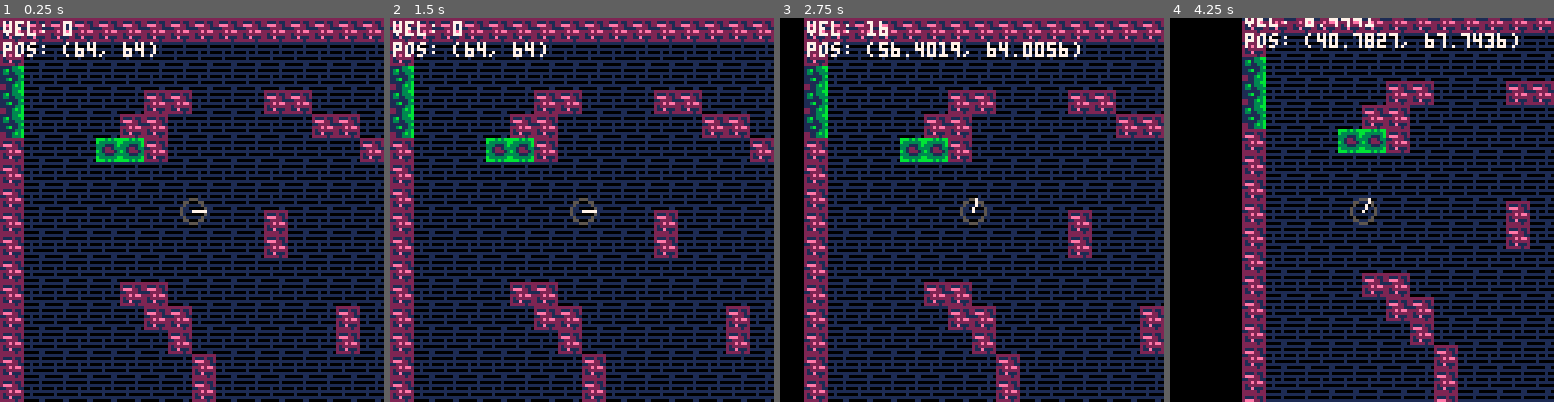
Above: before the commit, frames 1-4 (left to right).
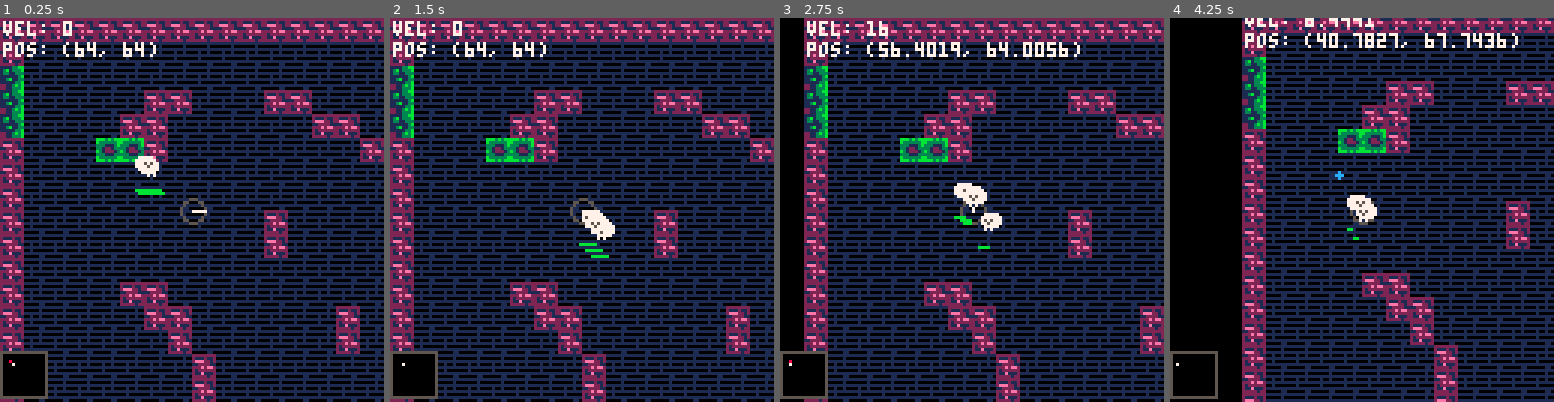
Above: after the commit, the same moments.

Repository: danneu/pico8-subspace
Game: PICO-8 cartridge subspace.p8
Same seed, same stepped clock (60 frames per second), same inputs: the game is played once before the commit and once after it.
Inputs:
- Up to frame 1 (0.25 s): no input
- Up to frame 2 (1.5 s): tap X (X key) at 0.33, 1.07 s
- Up to frame 3 (2.75 s): hold Right 1.6-2.1 s; tap X (X key) at 1.85 s; hold Up 2.15-2.42 s; hold Right from 2.47 s (still down)
- Up to frame 4 (4.25 s): tap X (X key) at 2.97, 4.08 s; release Right at 3.03 s; hold Left 3.08-3.58 s; hold Down 3.63-3.97 s; hold Right from 4.02 s (still down)

The runs differ from the first frame. In frame 1, 1.7% of the frame differs, in the area x 0-43%, y 35-100%; in frame 2, 1.8%, in the area x 0-59%, y 50-100%; in frame 3, 1.6%; in frame 4, 0.8%.

Commit message:
Impl minimap, test-enemies, bombs

Diff:
--- a/subspace.p8
+++ b/subspace.p8
@@ -15,6 +15,29 @@
     -- more power = easier to overcome inertia
     thrustpower=1.0
 }
+local MAXINT=32767
+
+local bombs = {}
+local bomb_idx=#bombs -- so that first usage is idx=1
+for i=1,128 do
+    bombs[i] = {
+        live=false,
+        friendly=false,
+        x=0,y=0,dx=0,dy=0,
+        dmg=0,
+        -- splash radius: the number of pixels away from
+        -- detonation that bomb can affect.
+        splashr=16,
+        -- how fast splash dmg decays if it's not a direct hit
+        decay=1
+    }
+end
+function get_pooled_bomb()
+    bomb_idx = (bomb_idx+#bombs) % #bombs + 1
+    local bomb = bombs[bomb_idx]
+    bomb.live = false
+    return bomb
+end
 
 local viewport = {w=128,h=128}
 
@@ -22,15 +45,74 @@
     wallbump=0,
 }
 
-function draw_player(p)
+-- TODO: Make enemy pool and actually spawn enemies
+local enemies = {
+    {kind="follower",hp=100,maxhp=100,x=48,y=48,dx=0,dy=0,acc=rnd(1)+0.5,live=true},
+    {kind="follower",hp=100,maxhp=100,x=48,y=48,dx=0,dy=0,acc=rnd(1)+0.5,live=true},
+    {kind="follower",hp=100,maxhp=100,x=48,y=48,dx=0,dy=0,acc=rnd(1)+0.5,live=true},
+    {kind="follower",hp=100,maxhp=100,x=48,y=48,dx=0,dy=0,acc=rnd(1)+0.5,live=true},
+    {kind="follower",hp=100,maxhp=100,x=48,y=48,dx=0,dy=0,acc=rnd(1)+0.5,live=true},
+}
+
+function vec_subtract(x2, y2, x1, y1)
+    return x2-x1, y2-y1
+end
+
+function update_enemies()
+    for _,e in pairs(enemies) do
+        if e.live then
+            if e.kind == 'follower' then
+                local maxspeed = 32
+                -- local acc =0.75
+                local vecx, vecy = vec_normalize(vec_subtract(p.x,p.y,e.x,e.y))
+                e.dx += vecx*e.acc
+                e.dy += vecy*e.acc
+                e.dx, e.dy = vec_limit_magnitude(e.dx, e.dy, maxspeed)
+            end
+            e.x += dt*e.dx
+            e.y += dt*e.dy
+        end
+    end
+end
+
+function draw_enemies()
+    for _,e in pairs(enemies) do
+        if e.live then
+            if e.kind == 'follower' then
+                local flipx = e.x<p.x
+                spr(1,e.x-4,e.y-4,1,1,flipx)
+                -- draw health bar (only when damaged)
+                if true or e.hp<e.maxhp then
+                    local hppixels = ceil(e.hp*8/e.maxhp)
+                    for i=0,hppixels do
+                        pset(e.x+i-4,e.y+8,11)
+                    end
+                end
+            end
+        end
+    end
+end
+
+function draw_bombs()
+    for _,e in pairs(bombs) do
+        if e.live then
+            local color = e.friendly and 12 or 8
+            circfill(e.x, e.y, 1, color)
+        end
+    end
+end
+
+-- calculates the position of the player ship's nose.
+-- i.e. where bombs shoot from.
+function calcNose()
+    local x2 = p.x + p.r * cos(p.deg/360)
+    local y2 = p.y + p.r * sin(p.deg/360)
+    return x2, y2
+end
+
+function draw_player()
     circ(p.x, p.y, p.r, 5)
-
-    function calcNose(p)
-        local x2 = p.x + p.r * cos(p.deg/360)
-        local y2 = p.y + p.r * sin(p.deg/360)
-        return x2, y2
-    end
-    local x2, y2 = calcNose(p)
+    local x2, y2 = calcNose()
     line(p.x, p.y, x2, y2, 7)
 end
 
@@ -39,12 +121,26 @@
 end
 
 function vec_length(x, y)
-    return sqrt(x*x+y*y)
+    -- beware pico8 maxint overflow
+    -- i should probably just check for negative vec_length
+    -- but this dumb hack works for now but just bets
+    -- that veclength result won't be incremented downstream.
+    local len = sqrt(x*x+y*y)
+    return len >= 0 and len or MAXINT
 end
 
 function vec_normalize(x, y)
     local len = vec_length(x, y)
     return x/len, y/len
+end
+
+function vec_limit_magnitude(dx, dy, maxspeed)
+    local len = vec_length(dx, dy)
+    if (len > maxspeed) then
+        dx *= maxspeed/len
+        dy *= maxspeed/len
+    end
+    return dx, dy
 end
 
 function _update60()
@@ -55,6 +151,7 @@
         p.deg -= dt*p.turnspeed
     end
 
+    -- handle user input: thrust
     if (btn(2)) then
         p.thrusting=true
         p.dx += p.thrustpower * cos(p.deg/360)
@@ -67,6 +164,20 @@
         p.thrusting=false
     end
 
+    -- handle user input: shoot bomb
+    if btnp(5) then
+        local x, y = calcNose()
+        speed = 64
+        local bomb = get_pooled_bomb()
+        bomb.live=true
+        bomb.friendly=true
+        bomb.x=x
+        bomb.y=y
+        bomb.dx=speed*cos(p.deg/360) + p.dx
+        bomb.dy=speed*sin(p.deg/360) + p.dy
+        bomb.dmg=50
+    end
+
     -- enforce player max speed
     local len = vec_length(p.dx, p.dy)
     if (len > p.maxspeed) then
@@ -86,6 +197,75 @@
 
     -- update camera
     camera(p.x-viewport.w/2, p.y-viewport.h/2)
+
+    update_enemies()
+    update_bombs()
+end
+
+function update_bombs()
+    local dirs = {
+        {x=-1,y=0},
+        {x=1,y=0},
+        {x=0,y=-1},
+        {x=0,y=1}
+    }
+    -- FIXME: this is pretty silly
+    for _,b in pairs(bombs) do
+        ::nextbomb::
+        if b.live then
+            b.x += dt*b.dx
+            b.y += dt*b.dy
+            for _,dir in pairs(dirs) do
+                local x = b.x+dir.x
+                local y = b.y+dir.y
+                -- test collision: wall
+                if fget(mget(flr8(x), flr8(y)), 0) then
+                    detonate_bomb(b)
+                    goto nextbomb
+                else
+                    -- test collision: enemy
+                    -- TODO: just do pos+radius check per enemy.
+                    for _,e in pairs(enemies) do
+                        if b.x>=e.x-4 and b.x<=e.x+4 and b.y>=e.y-4 and b.y<=e.y+4 then
+                            detonate_bomb(b)
+                            goto nextbomb
+                        end
+                    end
+                end
+            end
+        end
+    end
+end
+
+function vec_distance(x1,y1,x2,y2)
+    return vec_length(x2-x1, y2-y1)
+end
+
+-- bombs explode at a point and do splash damage.
+-- this fn applies dmg to nearby enemies and
+-- releases bomb back to the pool.
+-- this fn also mutates enemies and possibly returns
+-- them to enemy pool.
+function detonate_bomb(b)
+    local E=2.718
+    printh("detonated")
+    b.live=false
+    -- find all enemies within splashr
+    for _,e in pairs(enemies) do
+        if e.live then
+            local dist = vec_distance(e.x,e.y,b.x,b.y)
+            printh('dist'..dist)
+            if dist<=b.splashr then
+                -- calculate dmg based on splash radius and splash decay
+                local dmg = b.dmg * (E^(-dist/b.splashr*b.decay))
+                printh('dmg:'..dmg)
+                e.hp-=dmg
+                if e.hp <= 0 then
+                    e.live=false
+                end
+            end
+        end
+    end
 end
 
 function draw_debug()
@@ -94,11 +274,32 @@
     print("pos: ("..p.x..", "..p.y..")", 1, 8)
 end
 
+-- map is 4 screens by 4 screens big, so 512x512
+function draw_minimap()
+    local mapsize=512
+    local minisize=16
+    local minix = p.x-viewport.w/2
+    local miniy = p.y+viewport.h/2-minisize-1
+    rectfill(minix, miniy, minix+minisize-1, miniy+minisize-1,0)
+    rect(minix, miniy, minix+minisize-1, miniy+minisize-1,5)
+    -- draw enemies
+    for _,e in pairs(enemies) do
+        if e.live then
+            pset(minix+flr(e.x/minisize), miniy+flr(e.y/minisize), 8)
+        end
+    end
+    -- draw player
+    pset(minix+flr(p.x/minisize), miniy+flr(p.y/minisize), 7)
+end
+
 function _draw()
     cls()
     map(0,0)
     draw_debug()
-    draw_player(p)
+    draw_player()
+    draw_enemies()
+    draw_bombs()
+    draw_minimap()
 end
 
 -- convert a position from game space (pixels)
@@ -107,7 +308,9 @@
     return flr(v/8)
 end
 
--- e is table of x,y,dx,dy,r
+-- FIXME: this collision detection is playable but pretty janky.
+--
+-- e is the player entity for now.
 -- returns {collided=bool}
 function collide_map(e, flag)
     local collided = false
@@ -219,8 +422,8 @@
 00000000000000000550055500000000000000000000000000000000000000000000000000000000000000000000000000000000000000000000000000000000
 00000000007777700599959000000000000000000000000000000000000000000000000000000000000000000000000000000000000000000000000000000000
 000000000777777709aaaa9000000000000000000000000000000000000000000000000000000000000000000000000000000000000000000000000000000000
-0000000007070777a55a55a900000000000000000000000000000000000000000000000000000000000000000000000000000000000000000000000000000000
-0000000007707777aaa5aaa900000000000000000000000000000000000000000000000000000000000000000000000000000000000000000000000000000000
+0000000007575777a55a55a900000000000000000000000000000000000000000000000000000000000000000000000000000000000000000000000000000000
+0000000007757777aaa5aaa900000000000000000000000000000000000000000000000000000000000000000000000000000000000000000000000000000000
 00000000007777700aaaaa9000000000000000000000000000000000000000000000000000000000000000000000000000000000000000000000000000000000
 00000000007070000a0a0a9000000000000000000000000000000000000000000000000000000000000000000000000000000000000000000000000000000000
 00000000000000000a0a0a0000000000000000000000000000000000000000000000000000000000000000000000000000000000000000000000000000000000
